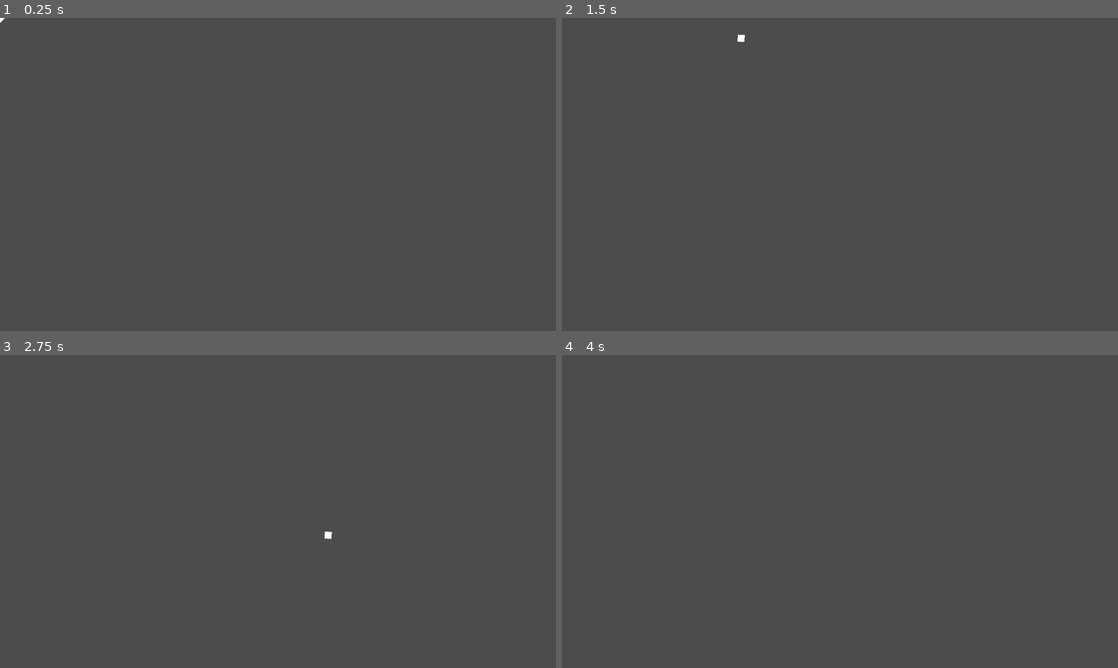
Above: before the commit, frames 1-4 (two rows, left to right).
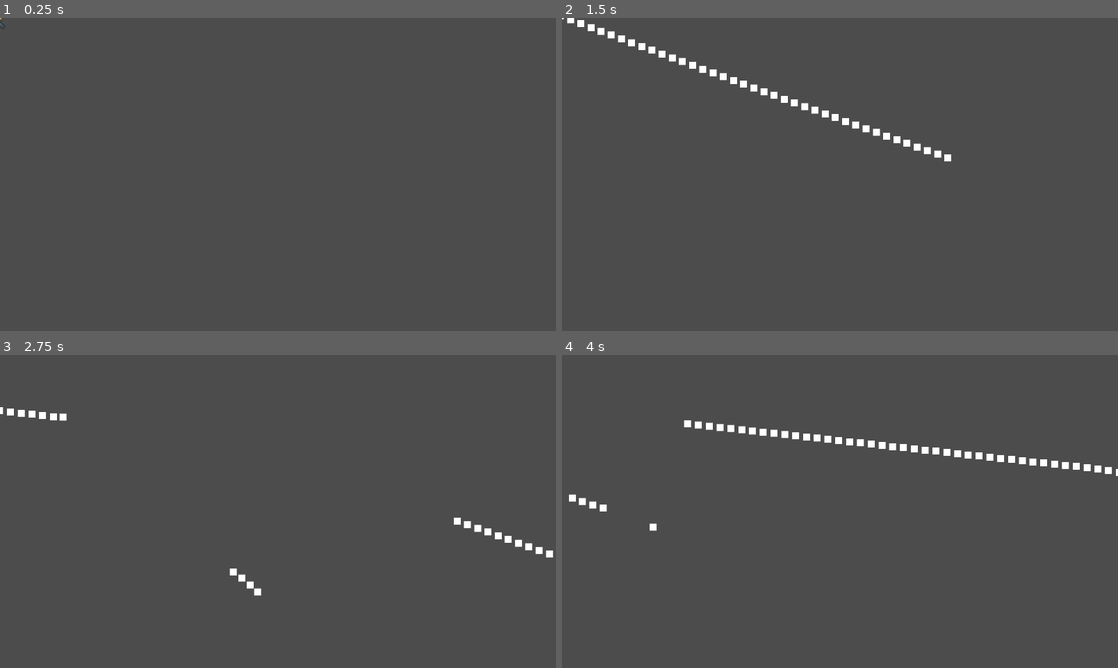
Above: after the commit, the same moments.

Repository: Talamander/bullet-time-fighting
Game: Godot game, scene res://World/Arena.tscn
The game is run twice, just before and just after one commit, with the same random seed, the same clock (stepped at 60 frames per second) and the same inputs. Before the commit the project starts from res://Player/Player.tscn.
Inputs (mouse positions are in pixels of both pictures, inside the frame that each line leads up to):
- Up to frame 1 (0.25 s): no input
- Up to frame 2 (1.5 s): tap Enter at 0.5 s; move the mouse to (962, 158) at 0.52 s; press the mouse at (962, 158) at 0.53 s; hold Right (ui_right) 0.53-1.28 s; move the mouse to (728, 190) at 1.27 s; release the mouse at (728, 190) at 1.28 s; hold Down (ui_down) from 1.28 s (still down); tap Ctrl (bullet_time) at 1.35 s
- Up to frame 3 (2.75 s): click (166, 527) at 1.55 s; move the mouse to (333, 442) at 2.02 s; release Down (ui_down) at 2.03 s; press the mouse at (333, 442) at 2.03 s; hold Right (ui_right) from 2.03 s (still down)
- Up to frame 4 (4 s): move the mouse to (812, 574) at 2.77 s; release Right (ui_right) at 2.78 s; release the mouse at (812, 574) at 2.78 s; hold Up (ui_up) 2.78-3.53 s; click (812, 574) at 2.85 s; move the mouse to (1006, 558) at 3.52 s; press the mouse at (1006, 558) at 3.53 s; hold Left (ui_left) from 3.53 s (still down); tap Ctrl (bullet_time) at 3.6 s

The runs differ from the first frame. In frame 1, less than 0.1% of the frame differs, in the area x 0-1%, y 0-4%; in frame 2, 1.2%; in frame 3, 0.6%; in frame 4, 1.3%, in the area x 1-100%, y 20-57%.

Commit message:
Temp Player Art, Shooting, Arena Level, Global.gd, and more

Diff:
--- /dev/null
+++ b/Parent Classes/Projectile.gd
@@ -0,0 +1,10 @@
+extends Node2D
+
+var velocity = Vector2.ZERO
+
+func _process(delta):
+	position += velocity * delta
+
+#Destroys the projectile after it has exited the viewport
+func _on_VisibilityNotifier2D_viewport_exited(viewport):
+	queue_free()
--- /dev/null
+++ b/Parent Classes/Projectile.tscn
@@ -0,0 +1,13 @@
+[gd_scene load_steps=2 format=2]
+
+[ext_resource path="res://Parent Classes/Projectile.gd" type="Script" id=1]
+
+[node name="Projectile" type="Node2D"]
+script = ExtResource( 1 )
+
+[node name="Sprite" type="Sprite" parent="."]
+
+[node name="VisibilityNotifier2D" type="VisibilityNotifier2D" parent="."]
+
+[node name="CollisionShape2D" type="CollisionShape2D" parent="."]
+[connection signal="viewport_exited" from="VisibilityNotifier2D" to="." method="_on_VisibilityNotifier2D_viewport_exited"]
--- a/Player/Player.gd
+++ b/Player/Player.gd
@@ -1,5 +1,8 @@
 extends KinematicBody2D
 
+var playerBullet = preload("res://Player/PlayerBullet.tscn")
+
+onready var muzzle = $Muzzle
 
 #Movement Variables
 var speed = 500
@@ -16,6 +19,7 @@
 		calc_movement(input_vector * acceleration * delta)
 	motion = move_and_slide(motion)
 	bullet_time()
+	fire_bullet()
 
 
 func get_input_vector():
@@ -32,9 +36,9 @@
 	else:
 		motion = Vector2.ZERO
 
-func calc_movement(acceleration):
+func calc_movement(value):
 	#Uses the acceleration to ramp up to the speed, so it's not instantaneous
-	motion += acceleration
+	motion += value
 	motion = motion.clamped(speed)
 
 func look_rotation():
@@ -47,3 +51,10 @@
 		Engine.time_scale = .5
 	if Input.is_action_just_released("bullet_time"):
 		Engine.time_scale = 1
+
+func fire_bullet():
+	if Input.is_action_pressed("fire"):
+		#Instances the playerBullet scene via the Global.gd singleton.
+		var bullet = Global.instance_scene_on_main(playerBullet, muzzle.global_position)
+		bullet.velocity = Vector2.RIGHT.rotated(self.rotation) * bullet.speed
+		motion -= bullet.velocity * .6
--- a/Player/Player.tscn
+++ b/Player/Player.tscn
@@ -1,10 +1,10 @@
 [gd_scene load_steps=4 format=2]
 
-[ext_resource path="res://Player/Square.png" type="Texture" id=1]
+[ext_resource path="res://Player/temp_player_art.png" type="Texture" id=1]
 [ext_resource path="res://Player/Player.gd" type="Script" id=2]
 
 [sub_resource type="RectangleShape2D" id=1]
-extents = Vector2( 8, 8 )
+extents = Vector2( 25, 23 )
 
 [node name="Player" type="KinematicBody2D"]
 script = ExtResource( 2 )
@@ -14,3 +14,6 @@
 
 [node name="CollisionShape2D" type="CollisionShape2D" parent="."]
 shape = SubResource( 1 )
+
+[node name="Muzzle" type="Position2D" parent="."]
+position = Vector2( 26.685, 9.37004 )
--- /dev/null
+++ b/Player/PlayerBullet.gd
@@ -0,0 +1,3 @@
+extends "res://Parent Classes/Projectile.gd"
+
+export(int) var speed = 200
--- /dev/null
+++ b/Player/PlayerBullet.tscn
@@ -0,0 +1,12 @@
+[gd_scene load_steps=4 format=2]
+
+[ext_resource path="res://Parent Classes/Projectile.tscn" type="PackedScene" id=1]
+[ext_resource path="res://Player/PlayerBullet.gd" type="Script" id=2]
+[ext_resource path="res://Player/Square.png" type="Texture" id=3]
+
+[node name="PlayerBullet" instance=ExtResource( 1 )]
+script = ExtResource( 2 )
+speed = 1000
+
+[node name="Sprite" parent="." index="0"]
+texture = ExtResource( 3 )
--- /dev/null
+++ b/Singletons/Global.gd
@@ -0,0 +1,9 @@
+extends Node
+
+#Singleton for instancing scenes within a scene. ex: playerBullet
+func instance_scene_on_main(scene, position):
+	var main = get_tree().current_scene
+	var instance = scene.instance()
+	main.add_child(instance)
+	instance.global_position = position
+	return instance
--- /dev/null
+++ b/World/Arena.tscn
@@ -0,0 +1,7 @@
+[gd_scene load_steps=2 format=2]
+
+[ext_resource path="res://Player/Player.tscn" type="PackedScene" id=1]
+
+[node name="Arena" type="Node2D"]
+
+[node name="Player" parent="." instance=ExtResource( 1 )]
--- a/project.godot
+++ b/project.godot
@@ -16,8 +16,12 @@
 [application]
 
 config/name="Bullet-time-fighting"
-run/main_scene="res://Player/Player.tscn"
+run/main_scene="res://World/Arena.tscn"
 config/icon="res://icon.png"
+
+[autoload]
+
+Global="*res://Singletons/Global.gd"
 
 [display]
 
@@ -61,6 +65,11 @@
 "events": [ Object(InputEventKey,"resource_local_to_scene":false,"resource_name":"","device":0,"alt":false,"shift":false,"control":false,"meta":false,"command":false,"pressed":false,"scancode":16777238,"unicode":0,"echo":false,"script":null)
  ]
 }
+fire={
+"deadzone": 0.5,
+"events": [ Object(InputEventMouseButton,"resource_local_to_scene":false,"resource_name":"","device":0,"alt":false,"shift":false,"control":false,"meta":false,"command":false,"button_mask":0,"position":Vector2( 0, 0 ),"global_position":Vector2( 0, 0 ),"factor":1.0,"button_index":1,"pressed":false,"doubleclick":false,"script":null)
+ ]
+}
 
 [rendering]
 
Binary file added: Player/temp_player_art.png
Not shown, added: Player/temp_player_art.png.import
